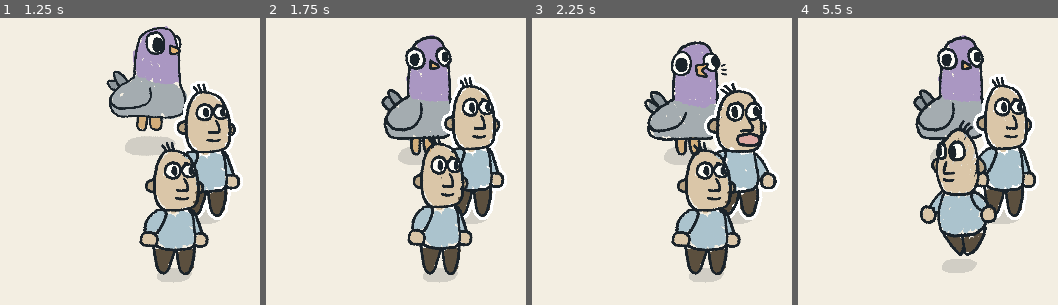
Above: before the commit, frames 1-4 (left to right).
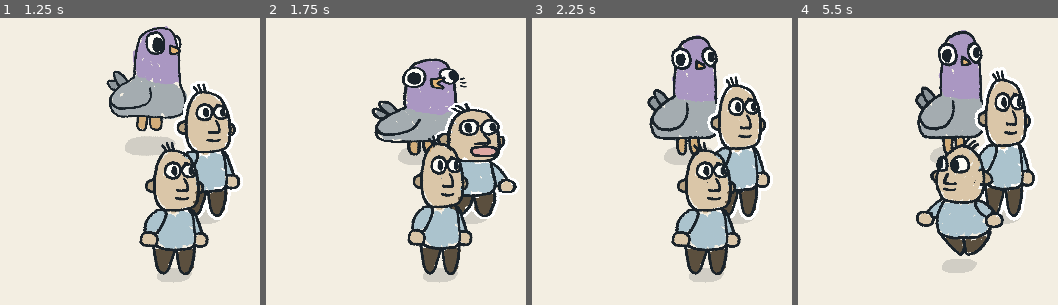
Above: after the commit, the same moments.

Repository: martindzejky/pigeon-in-town
Game: Godot game, scene res://main.tscn
Same seed, same stepped clock (60 frames per second), same inputs: the game is played once before the commit and once after it.
Inputs:
- Up to frame 1 (1.25 s): hold D (move_right) from 0.53 s (still down); hold E (interact) from 0.53 s (still down)
- Up to frame 2 (1.75 s): release D (move_right) at 1.28 s; release E (interact) at 1.28 s; hold S (move_down) from 1.28 s (still down); tap E (interact) at 1.35 s
- Up to frame 3 (2.25 s): release S (move_down) at 2.03 s; hold D (move_right) from 2.03 s (still down); hold E (interact) from 2.03 s (still down)
- Up to frame 4 (5.5 s): release D (move_right) at 2.78 s; release E (interact) at 2.78 s; hold W (move_up) 2.78-3.53 s; tap E (interact) at 2.85, 4.35 s; hold E (interact) 3.53-4.28 s; hold A (move_left) 3.53-5.03 s; hold S (move_down) from 5.03 s (still down); hold E (interact) from 5.03 s (still down)

Frame 1 is identical in both runs. In frame 2, 11% of the frame differs, in the area x 40-98%, y 5-71%; in frame 3, 6.7%; in frame 4, 11%, in the area x 44-93%, y 4-83%.

Commit message:
adjust animations

Diff:
--- a/objects/pigeon.tscn
+++ b/objects/pigeon.tscn
@@ -213,7 +213,7 @@
 
 [sub_resource type="Animation" id="Animation_talk"]
 resource_name = "talk"
-length = 0.6
+length = 0.3
 loop_mode = 1
 tracks/0/type = "value"
 tracks/0/imported = false
@@ -222,7 +222,7 @@
 tracks/0/interp = 1
 tracks/0/loop_wrap = true
 tracks/0/keys = {
-"times": PackedFloat32Array(0, 0.3),
+"times": PackedFloat32Array(0, 0.15),
 "transitions": PackedFloat32Array(1, 1),
 "update": 1,
 "values": [ExtResource("3_pigeon_talk"), ExtResource("2_pigeon_idle")]
@@ -236,7 +236,7 @@
 tracks/1/keys = {
 "handle_modes": PackedInt32Array(0, 0, 0, 0),
 "points": PackedFloat32Array(1, -0.25, 0, 0.036, 0.016, 1.04, -0.25, 0, 0.25, 0, 0.976, -0.25, 0, 0.25, 0, 1, -0.067, -0.014, 0.25, 0),
-"times": PackedFloat32Array(0, 0.192, 0.394, 0.6)
+"times": PackedFloat32Array(0, 0.096, 0.197, 0.3)
 }
 tracks/2/type = "bezier"
 tracks/2/imported = false
@@ -247,7 +247,7 @@
 tracks/2/keys = {
 "handle_modes": PackedInt32Array(0, 0, 0, 0),
 "points": PackedFloat32Array(1, -0.25, 0, 0.068, -0.015, 0.98, -0.25, 0, 0.25, 0, 1.032, -0.25, 0, 0.25, 0, 1, -0.055, 0.012, 0.25, 0),
-"times": PackedFloat32Array(0, 0.192, 0.394, 0.6)
+"times": PackedFloat32Array(0, 0.096, 0.197, 0.3)
 }
 tracks/3/type = "bezier"
 tracks/3/imported = false
--- a/objects/regular_folk.tscn
+++ b/objects/regular_folk.tscn
@@ -133,7 +133,7 @@
 
 [sub_resource type="Animation" id="Animation_run"]
 resource_name = "run"
-length = 0.4
+length = 0.533
 loop_mode = 1
 tracks/0/type = "value"
 tracks/0/imported = false
@@ -142,7 +142,7 @@
 tracks/0/interp = 1
 tracks/0/loop_wrap = true
 tracks/0/keys = {
-"times": PackedFloat32Array(0, 0.2),
+"times": PackedFloat32Array(0, 0.267),
 "transitions": PackedFloat32Array(1, 1),
 "update": 1,
 "values": [ExtResource("4_run_1"), ExtResource("5_run_2")]
@@ -156,7 +156,7 @@
 tracks/1/keys = {
 "handle_modes": PackedInt32Array(3, 3, 0, 3, 3),
 "points": PackedFloat32Array(0, -0.002, 24, 0.002, -24, -40, -0.075, -0.124, 0.075, 0.124, 0, -0.005, -16.4, 0.001, -16.4, -40, -0.086, -0.005, 0.086, 0.005, 0, -0.004, -16.88, 0.004, 16.88),
-"times": PackedFloat32Array(0, 0.1, 0.2, 0.3, 0.4)
+"times": PackedFloat32Array(0, 0.133, 0.267, 0.4, 0.533)
 }
 tracks/2/type = "bezier"
 tracks/2/imported = false
@@ -167,7 +167,7 @@
 tracks/2/keys = {
 "handle_modes": PackedInt32Array(1, 1, 1),
 "points": PackedFloat32Array(-0.035, 0, 0, 0, 0, 0.035, 0, 0, 0, 0, -0.035, 0, 0, 0, 0),
-"times": PackedFloat32Array(0, 0.2, 0.4)
+"times": PackedFloat32Array(0, 0.267, 0.533)
 }
 tracks/3/type = "bezier"
 tracks/3/imported = false
@@ -198,7 +198,7 @@
 tracks/5/interp = 1
 tracks/5/loop_wrap = true
 tracks/5/keys = {
-"times": PackedFloat32Array(0, 0.2),
+"times": PackedFloat32Array(0, 0.267),
 "transitions": PackedFloat32Array(1, 1),
 "values": [{
 "args": [],
@@ -211,7 +211,7 @@
 
 [sub_resource type="Animation" id="Animation_talk"]
 resource_name = "talk"
-length = 0.6
+length = 0.3
 loop_mode = 1
 tracks/0/type = "value"
 tracks/0/imported = false
@@ -220,7 +220,7 @@
 tracks/0/interp = 1
 tracks/0/loop_wrap = true
 tracks/0/keys = {
-"times": PackedFloat32Array(0, 0.3),
+"times": PackedFloat32Array(0, 0.15),
 "transitions": PackedFloat32Array(1, 1),
 "update": 1,
 "values": [ExtResource("3_talk"), ExtResource("2_idle")]
@@ -234,7 +234,7 @@
 tracks/1/keys = {
 "handle_modes": PackedInt32Array(0, 0, 0, 0),
 "points": PackedFloat32Array(1, -0.25, 0, 0.036, 0.016, 1.04, -0.25, 0, 0.25, 0, 0.976, -0.25, 0, 0.25, 0, 1, -0.067, -0.014, 0.25, 0),
-"times": PackedFloat32Array(0, 0.192, 0.394, 0.6)
+"times": PackedFloat32Array(0, 0.096, 0.197, 0.3)
 }
 tracks/2/type = "bezier"
 tracks/2/imported = false
@@ -245,7 +245,7 @@
 tracks/2/keys = {
 "handle_modes": PackedInt32Array(0, 0, 0, 0),
 "points": PackedFloat32Array(1, -0.25, 0, 0.068, -0.015, 0.98, -0.25, 0, 0.25, 0, 1.032, -0.25, 0, 0.25, 0, 1, -0.055, 0.012, 0.25, 0),
-"times": PackedFloat32Array(0, 0.192, 0.394, 0.6)
+"times": PackedFloat32Array(0, 0.096, 0.197, 0.3)
 }
 tracks/3/type = "bezier"
 tracks/3/imported = false
